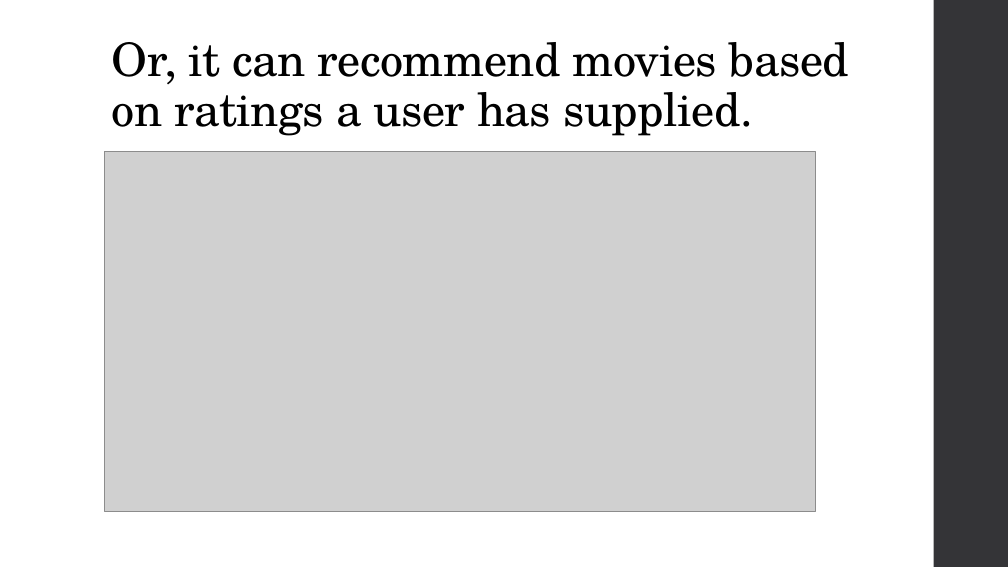
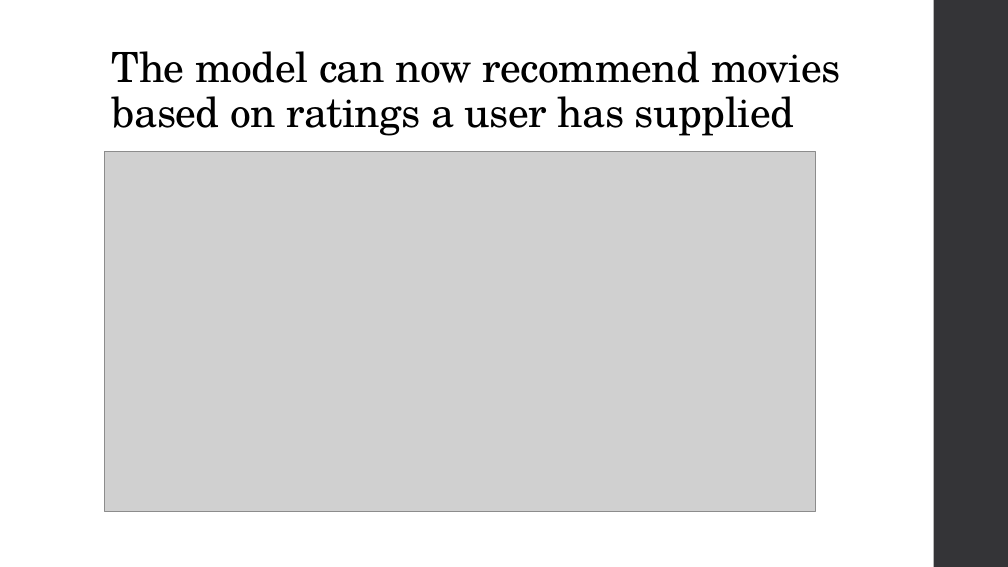
Before and after one commit to SomilB/Data-Science-Intensive---Capstone-Project, a slide deck: slide 8 of Capstone Presentation.pptx (slide 9 before the commit). Drawn at 1008x567 pixels with LibreOffice and Linux fonts; fonts in the diff are those of the drawing; grey boxes stand for pictures. Boxes give left, top, right and bottom in pixels: in the first picture for what was removed or moved away, otherwise in the second. Text is boxed around its words. In the diff, an @@ line names an element or a change of style, - is before the commit and + after.

```diff
--- a/Capstone Presentation.pptx
+++ b/Capstone Presentation.pptx
@@ title at <box>112,51,841,136</box>: text changed; size 44 to 39.6 pt @@
-Or, it can recommend movies based on ratings a user has supplied.
+The model can now recommend movies based on ratings a user has supplied
```
Also in this commit, not shown: 6 other slides changed, 10 slides added, 2 slides removed.
